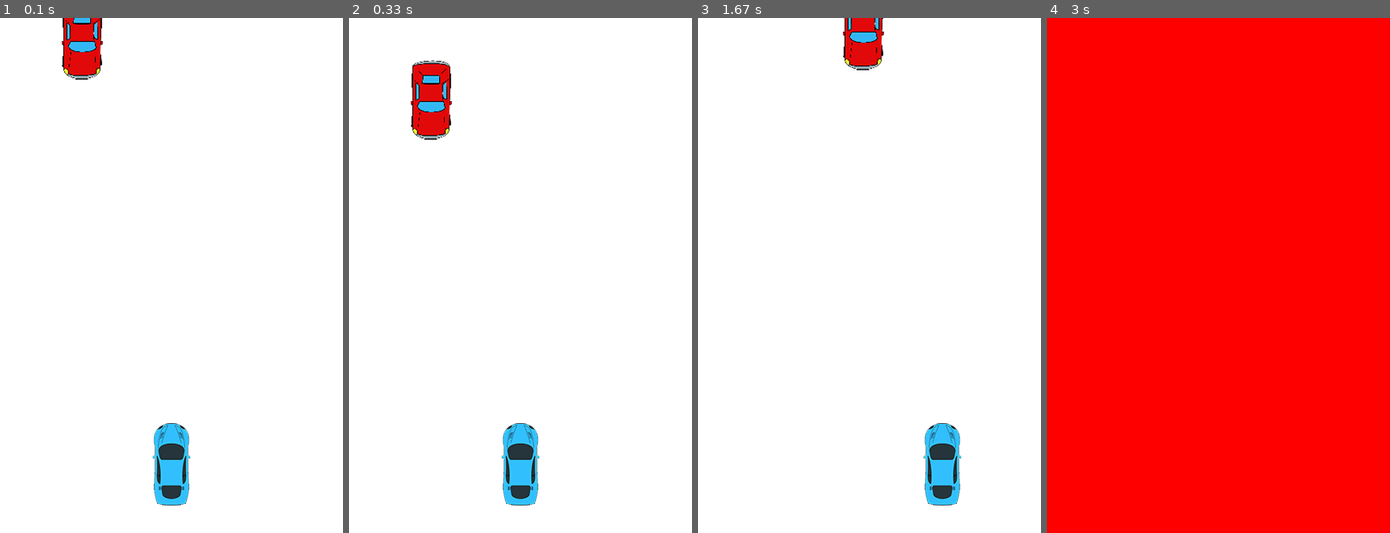
Above: before the commit, frames 1-4 (left to right).
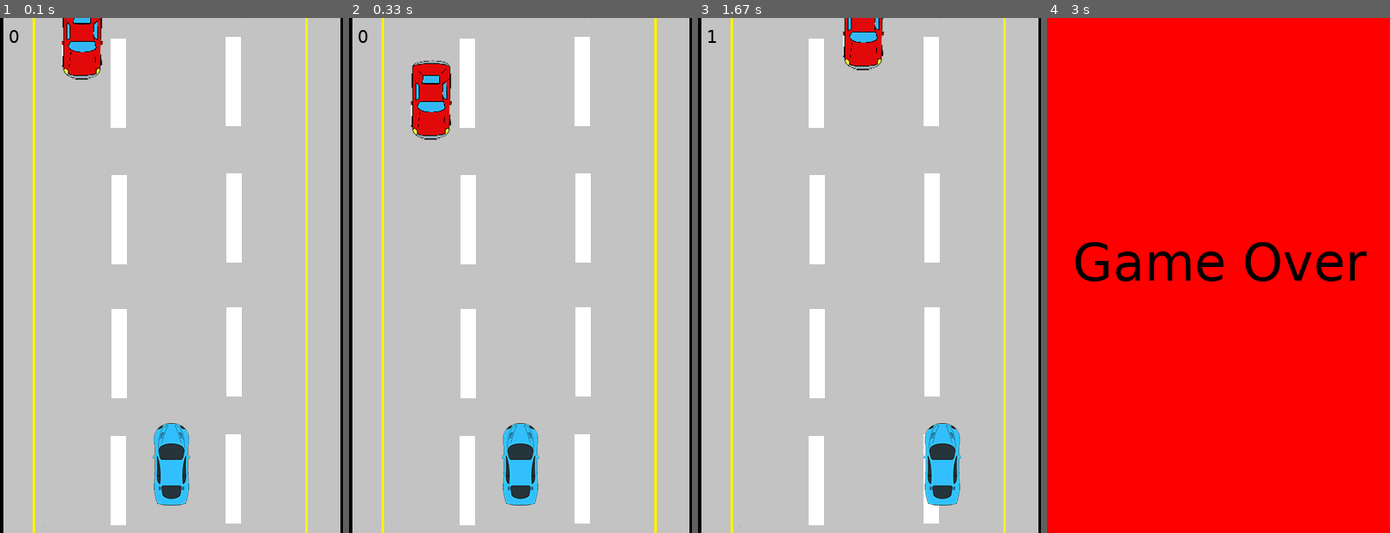
Above: after the commit, the same moments.

Repository: AlePixxi/pyGame
Game: pygame game, started from PrimoGioco.py
The game is run twice, just before and just after one commit, with the same random seed, the same clock (stepped at 60 frames per second) and the same inputs.
Inputs:
- Up to frame 1 (0.1 s): no input
- Up to frame 2 (0.33 s): no input
- Up to frame 3 (1.67 s): hold Right 0.33-0.8 s; hold Right 0.83-1.3 s; hold Left from 1.33 s (still down)
- Up to frame 4 (3 s): release Left at 1.87 s; hold Left 1.9-2.3 s; hold Right 2.33-2.97 s

The runs differ from the first frame. In frame 1, 91% of the frame differs, in the area x 0-100%, y 0-100%; in frame 2, 91%; in frame 3, 92%; in frame 4, 2.0%.

Commit message:
completamento primo gioco

Diff:
--- a/PrimoGioco.py
+++ b/PrimoGioco.py
@@ -23,6 +23,17 @@
 SCREEN_HEIGHT = 600
 SPEED = 5
 
+SCORE = 0
+
+# Impostazione del font
+## creiamo due tipi di font, uno più grande e uno più piccolo
+font = pygame.font.SysFont("Verdana", 60)
+font_small = pygame.font.SysFont("Verdana", 20)
+# andiamo a renderizzare il nostro font, sostanzialmente creando una Surface, con una stringa che rappresenta la scritta, l'antialiasing e il colore
+game_over = font.render("Game Over", True, BLACK)
+
+background = pygame.image.load("AnimatedStreet.png") # carichiamo l'immagine di sfondo
+
 DISPLAYSURF = pygame.display.set_mode((SCREEN_WIDTH,SCREEN_HEIGHT)) # creiamo effettivamente la finestra
 DISPLAYSURF.fill(WHITE) # diamo un colore di sfondo
 pygame.display.set_caption("Game") # impostiamo il titolo della finestra
@@ -40,10 +51,12 @@
         self.rect.center = (random.randint(40,SCREEN_WIDTH-40), 0)  # impostiamo il centro del rettangolo in una posizione X random
 
     def move(self):
+        global SCORE
         self.rect.move_ip(0, SPEED) # muovi il rettangolo del nemico sull'asse y di 10
 
         # se il bordo inferiore del rettangolo arriva al limite inferiore della finestra, torna in cima e dai una nuova posizione X random
         if self.rect.bottom > SCREEN_HEIGHT:
+            SCORE += 1
             self.rect.top = 0
             self.rect.center = (random.randint(30, 370), 0)
 
@@ -103,7 +116,13 @@
     # P1.update()
     # E1.move()
 
-    DISPLAYSURF.fill(WHITE) # ricoloriamo la finestra di bianco, altrimenti avremo ogni sprite disegnata nella nuova posizione ad ogni aggiornamento smmata a quelel rimaete disegnate dei vecchi
+    '''
+    è importante disegnare le cose sullo schermo in un determinato ordine in modo da non sovrapporle
+    nel modo sbagliato (es.: prima disegnamo lo sfondo e sopra ci disegnamo il punteggio)
+    '''
+    DISPLAYSURF.blit(background, (0,0)) # disegna l'immagine ad una certa posizione
+    scores = font_small.render(str(SCORE), True, BLACK)  # crea una nuova surface con il punteggio
+    DISPLAYSURF.blit(scores, (10,10)) # mostra sullo schermo il punteggio
 
     # vecchi metodo per ridisegnare  gli sprtites
     # P1.draw(DISPLAYSURF) # disegna il giocatore
@@ -116,7 +135,9 @@
 
     # Controlliamo le collisioni tra il player e il nemico
     if pygame.sprite.spritecollideany(P1, enemies): # controlla se lo srte collida con un Group e ritorna la lista di ogni sprite con il quale collide
+        pygame.mixer.Sound('crash.wav').play()
         DISPLAYSURF.fill(RED) # schermo rosso
+        DISPLAYSURF.blit(game_over, (30, 250))
         pygame.display.update() # aggiorna lo schermo
 
         # riuovi tutti gli sprite dal gioco
